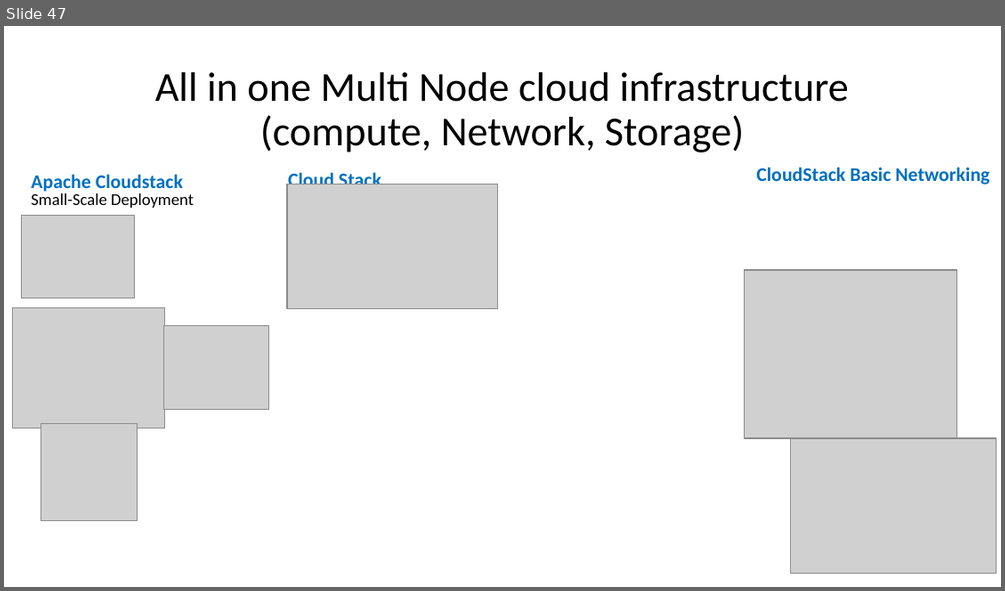
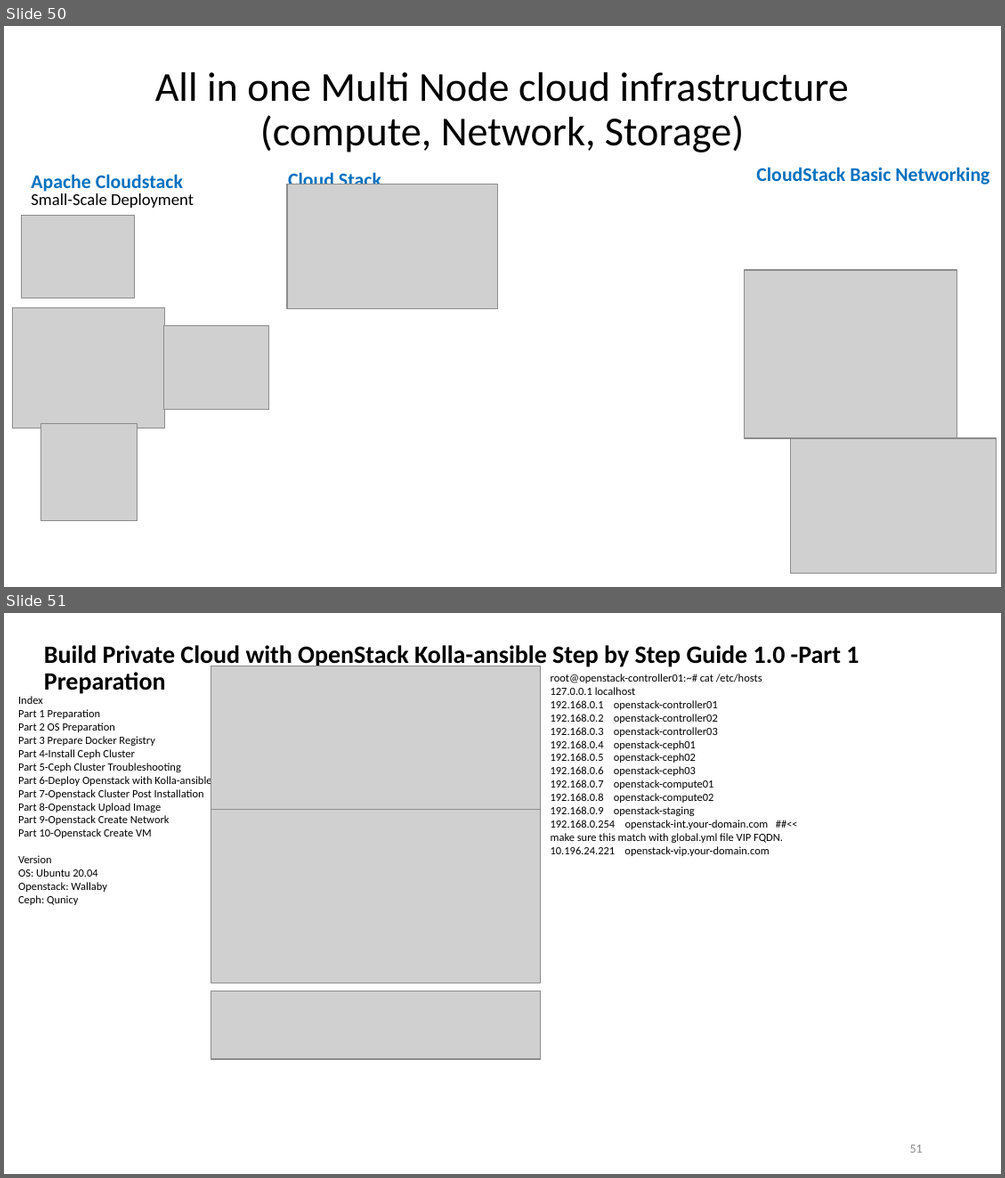
Before and after one commit to amelcharolinesgn2/ClouD-Infrastructure-SISKA-2025, a slide deck: Cource_LAB_Kolla Ansible OpenStack Installation-Ubuntu server22-04.pptx. Shown one above the other, each under a label of ours: slide 47 before the commit, slides 50 and 51 after it. The pictures are 1005x591 and 1005x1178 pixels, drawn with LibreOffice and Linux fonts; fonts in the diff are those of the drawing; grey boxes stand for pictures. Boxes give left, top, right and bottom in pixels: in the first picture for what was removed or moved away, otherwise in the second. Text is boxed around its words. In the diff, an @@ line names an element or a change of style, - is before the commit and + after.

```diff
--- a/Cource_LAB_Kolla Ansible OpenStack Installation-Ubuntu server22-04.pptx
+++ b/Cource_LAB_Kolla Ansible OpenStack Installation-Ubuntu server22-04.pptx
@@ slide 51 added at <box>4,613,1001,1174</box>, background #FFFFFF @@
@@ title added at <box>44,645,858,694</box>, 18 pt, text #000000, bold @@
+Build Private Cloud with OpenStack Kolla-ansible Step by Step Guide 1.0 -Part 1 Preparation
@@ picture added at <box>210,666,541,811</box> @@
@@ text added at <box>550,674,783,856</box>, 8 pt, text #000000 @@
+root@openstack-controller01:~# cat /etc/hosts
+127.0.0.1 localhost
+192.168.0.1 openstack-controller01
+192.168.0.2 openstack-controller02
+192.168.0.3 openstack-controller03
+192.168.0.4 openstack-ceph01
+192.168.0.5 openstack-ceph02
+192.168.0.6 openstack-ceph03
+192.168.0.7 openstack-compute01
+192.168.0.8 openstack-compute02
+192.168.0.9 openstack-staging
+192.168.0.254 openstack-int.your-domain.com ##<< make sure this match with global.yml file VIP FQDN.
+10.196.24.221 openstack-vip.your-domain.com
@@ text added at <box>18,696,211,905</box>, 8 pt, text #000000 @@
+Index
+Part 1 Preparation
+Part 2 OS Preparation
+Part 3 Prepare Docker Registry
+Part 4-Install Ceph Cluster
+Part 5-Ceph Cluster Troubleshooting
+Part 6-Deploy Openstack with Kolla-ansible
+Part 7-Openstack Cluster Post Installation
+Part 8-Openstack Upload Image
+Part 9-Openstack Create Network
+Part 10-Openstack Create VM
+Version
+OS: Ubuntu 20.04
+Openstack: Wallaby
+Ceph: Qunicy
@@ picture added at <box>210,810,541,983</box> @@
@@ picture added at <box>210,990,541,1060</box> @@
@@ page number added at <box>910,1144,922,1152</box>, 9 pt, text #8C8C8C @@
+51
@@ what was slide 47 is now slide 50 @@
```
Also in this commit, not shown: 4 slides changed, 8 other slides added, 4 other files.
